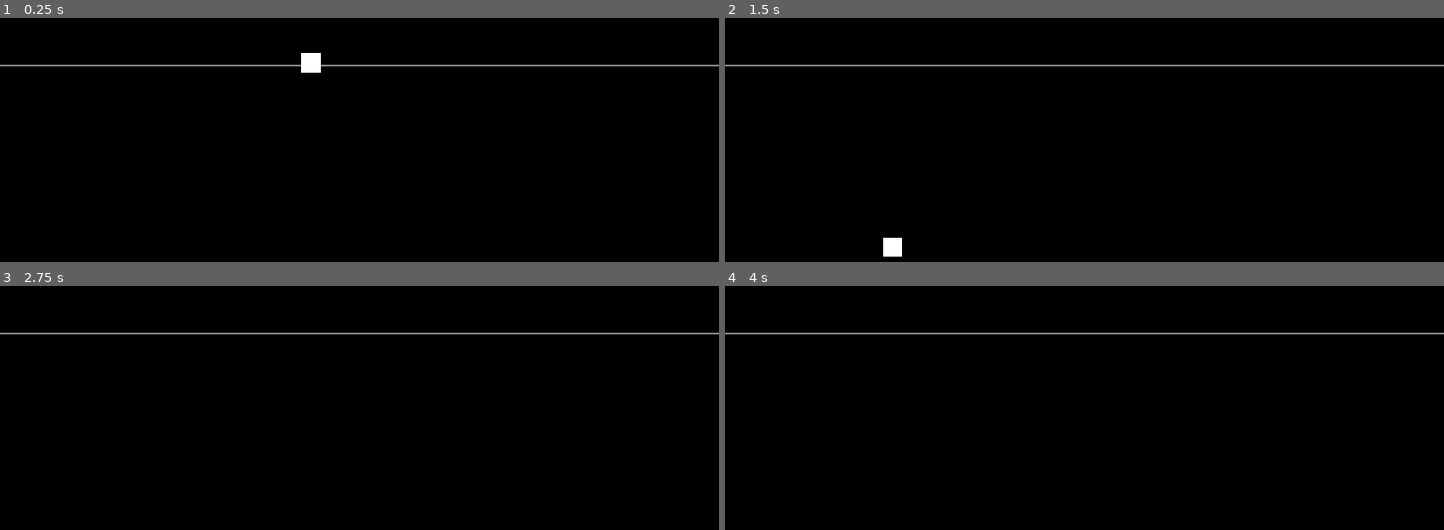
Above: before the commit, frames 1-4 (two rows, left to right).
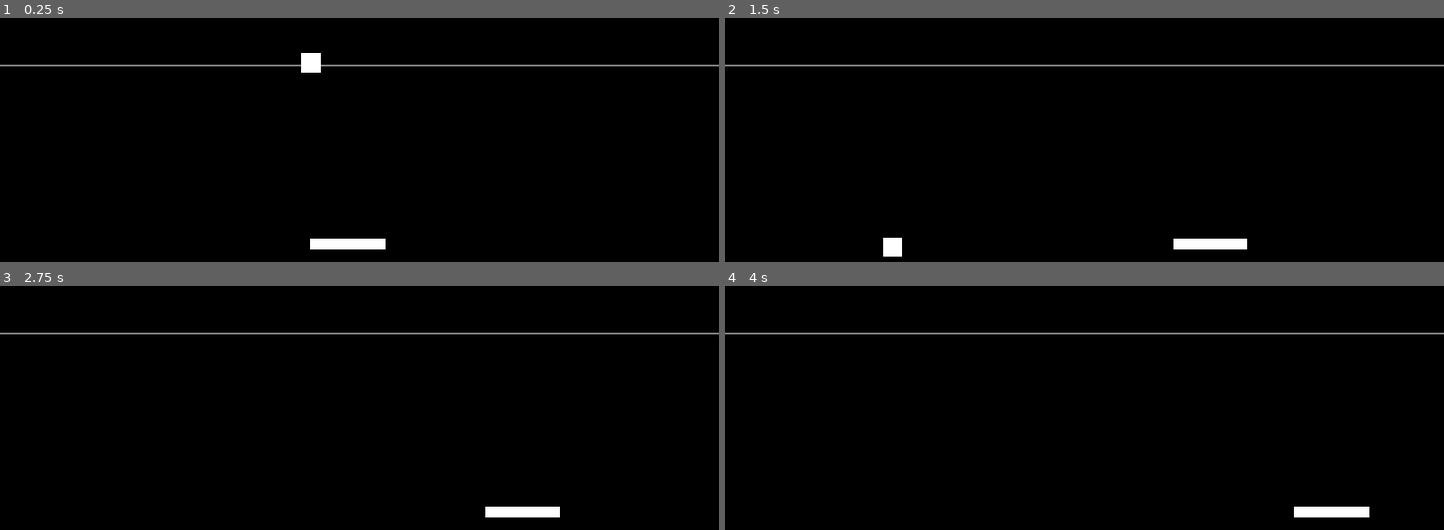
Above: after the commit, the same moments.

Repository: ferpagames1979-droid/pong
Game: Godot game, scene res://views/game_view/game_view.tscn
Same seed, same stepped clock (60 frames per second), same inputs: the game is played once before the commit and once after it. The project has no main scene, so this scene is started directly.
Inputs:
- Up to frame 1 (0.25 s): no input
- Up to frame 2 (1.5 s): hold Right (paddle_right, bound only after the commit) 0.53-1.28 s; hold Left (paddle_left, bound only after the commit) from 1.28 s (still down)
- Up to frame 3 (2.75 s): release Left (paddle_left, bound only after the commit) at 2.03 s; hold Right (paddle_right, bound only after the commit) from 2.03 s (still down)
- Up to frame 4 (4 s): release Right (paddle_right, bound only after the commit) at 3.53 s; hold Left (paddle_left, bound only after the commit) from 3.53 s (still down)

The runs differ from the first frame. In frame 1, 0.5% of the frame differs, in the area x 43-54%, y 90-95%; in frame 2, 0.5%; in frame 3, 0.5%; in frame 4, 0.5%.

Commit message:
3 lesson ready

Diff:
--- /dev/null
+++ b/pong-godot-gd-script/core/controllers/paddle_base_controller.gd
@@ -0,0 +1,86 @@
+## =================================================
+## CLASS: PaddleBaseController
+## DESCRIPTION: Abstract base class for all paddles.
+## Contains all shared logic between Player and IA paddles.
+## Subclasses MUST override _handle_movement().
+## Subclasses CAN override _on_ready() for custom init logic.
+##
+## Inheritance:
+##   PaddleBaseController
+##     ├── PaddlePlayerViewController
+##     └── PaddleIAController
+##
+## AUTHOR: Ferpa Games
+## VERSION: 1.0.0
+## =================================================
+class_name PaddleBaseController
+extends StaticBody2D
+
+const CLASS_NAME_LOG: String = "PaddleBaseController"
+
+## Shared data model — used by all paddle subclasses
+var model: PaddleModel = PaddleModel.new()
+
+
+## Initializes the paddle and calls the _on_ready() hook.
+## Do NOT override this in subclasses — override _on_ready() instead.
+func _ready() -> void:
+	PrintLogManager.printlog(CLASS_NAME_LOG,
+		PrintLogManager.LogType.INFO,
+		CLASS_NAME_LOG + " _ready()")
+	_on_ready()
+
+
+## Hook method — override in subclasses for custom initialization.
+## Called automatically by _ready().
+func _on_ready() -> void:
+	PrintLogManager.printlog(CLASS_NAME_LOG,
+		PrintLogManager.LogType.INFO,
+		CLASS_NAME_LOG + " _on_ready()")
+
+
+## Called every frame.
+## Delegates movement to _handle_movement() — do NOT override this.
+func _process(delta: float) -> void:
+	_handle_movement(delta)
+
+
+## Abstract method — MUST be overridden by subclasses.
+## Defines how each paddle moves:
+##   PaddlePlayerViewController → reads keyboard input
+##   PaddleIAController         → follows ball position
+## [param delta] - frame time in seconds
+func _handle_movement(delta: float) -> void:
+	PrintLogManager.printlog(CLASS_NAME_LOG,
+		PrintLogManager.LogType.WARNING,
+		"Abstract method _handle_movement() must be overridden in: " + get_class())
+
+
+## Moves the paddle horizontally with boundary check.
+## Shared by all subclasses — call this inside _handle_movement().
+## [param direction] - movement direction: 1.0 (right) or -1.0 (left)
+## [param delta] - frame time in seconds
+func _move(direction: float, delta: float) -> void:
+	var new_x: float = position.x + direction * model.speed * delta
+	position.x = clamp(new_x, model.limit_left, model.limit_right)
+
+
+## Updates paddle movement speed.
+## Called by LevelManager when the level increases.
+## [param new_speed] - new speed value in pixels per second
+func set_speed(new_speed: float) -> void:
+	model.speed = new_speed
+	PrintLogManager.printlog(CLASS_NAME_LOG,
+		PrintLogManager.LogType.INFO,
+		"Speed updated: " + str(new_speed))
+
+
+## Resets paddle to a given horizontal center position.
+## Called between rounds or when the game resets.
+## [param center_x] - horizontal position to reset to
+func reset_paddle(center_x: float) -> void:
+	model.reset()
+	position.x = center_x
+	PrintLogManager.printlog(CLASS_NAME_LOG,
+		PrintLogManager.LogType.INFO,
+		"Paddle reset to x: " + str(center_x))
--- /dev/null
+++ b/pong-godot-gd-script/core/controllers/paddle_player_view_controller.gd
@@ -0,0 +1,42 @@
+## =================================================
+## CLASS: PaddlePlayerViewController
+## DESCRIPTION: Player paddle controller.
+## Reads keyboard input and moves the paddle.
+## Extends PaddleBaseController — inherits all shared logic.
+##
+## Input Map required:
+##   paddle_right → Arrow Right + D
+##   paddle_left  → Arrow Left  + A
+##
+## AUTHOR: Ferpa Games
+## VERSION: 1.0.0
+## =================================================
+class_name PaddlePlayerViewController
+extends PaddleBaseController
+
+const CLASS_NAME_LOG_CHILD: String = "PaddlePlayerViewController"
+
+
+## Overrides _on_ready() hook — logs player paddle initialization.
+func _on_ready() -> void:
+	PrintLogManager.printlog(CLASS_NAME_LOG_CHILD,
+		PrintLogManager.LogType.INFO,
+		CLASS_NAME_LOG_CHILD + " _on_ready()")
+
+
+## Overrides abstract method — reads keyboard input to move paddle.
+## Uses Input Map actions: paddle_right and paddle_left.
+## Calls _move() from PaddleBaseController to apply movement.
+## [param delta] - frame time in seconds
+func _handle_movement(delta: float) -> void:
+	var direction: float = 0.0
+
+	if Input.is_action_pressed("paddle_right"):
+		direction = 1.0
+	if Input.is_action_pressed("paddle_left"):
+		direction = -1.0
+
+	if direction == 0.0:
+		return
+
+	_move(direction, delta)
--- /dev/null
+++ b/pong-godot-gd-script/core/models/paddle_model.gd
@@ -0,0 +1,28 @@
+## =================================================
+## CLASS: PaddleModel
+## DESCRIPTION: Holds all paddle data and state.
+## Responsible for speed and boundary limits.
+## Shared between PaddlePlayerController and PaddleIAController.
+## AUTHOR: Ferpa Games
+## VERSION: 1.0.0
+## =================================================
+class_name PaddleModel
+extends Resource
+
+const CLASS_NAME_LOG: String = "PaddleModel"
+
+## Paddle movement speed in pixels per second
+var speed: float = 400.0
+
+## Left boundary limit in pixels
+## Considers paddle half-width (120px / 2 = 60px)
+var limit_left: float = 60.0
+
+## Right boundary limit in pixels
+## Considers paddle half-width (1152px - 60px = 1092px)
+var limit_right: float = 1092.0
+
+## Resets paddle speed to default value.
+## Called by reset_paddle() in PaddleBaseController.
+func reset() -> void:
+	speed = 400.0
--- a/pong-godot-gd-script/project.godot
+++ b/pong-godot-gd-script/project.godot
@@ -22,6 +22,21 @@
 
 window/stretch/mode="canvas_items"
 
+[input]
+
+paddle_left={
+"deadzone": 0.2,
+"events": [Object(InputEventKey,"resource_local_to_scene":false,"resource_name":"","device":-1,"window_id":0,"alt_pressed":false,"shift_pressed":false,"ctrl_pressed":false,"meta_pressed":false,"pressed":false,"keycode":0,"physical_keycode":4194319,"key_label":0,"unicode":0,"location":0,"echo":false,"script":null)
+, Object(InputEventKey,"resource_local_to_scene":false,"resource_name":"","device":-1,"window_id":0,"alt_pressed":false,"shift_pressed":false,"ctrl_pressed":false,"meta_pressed":false,"pressed":false,"keycode":0,"physical_keycode":65,"key_label":0,"unicode":97,"location":0,"echo":false,"script":null)
+]
+}
+paddle_right={
+"deadzone": 0.2,
+"events": [Object(InputEventKey,"resource_local_to_scene":false,"resource_name":"","device":-1,"window_id":0,"alt_pressed":false,"shift_pressed":false,"ctrl_pressed":false,"meta_pressed":false,"pressed":false,"keycode":0,"physical_keycode":4194321,"key_label":0,"unicode":0,"location":0,"echo":false,"script":null)
+, Object(InputEventKey,"resource_local_to_scene":false,"resource_name":"","device":-1,"window_id":0,"alt_pressed":false,"shift_pressed":false,"ctrl_pressed":false,"meta_pressed":false,"pressed":false,"keycode":0,"physical_keycode":68,"key_label":0,"unicode":100,"location":0,"echo":false,"script":null)
+]
+}
+
 [rendering]
 
 renderer/rendering_method="gl_compatibility"
--- a/pong-godot-gd-script/views/game_view/game_view.tscn
+++ b/pong-godot-gd-script/views/game_view/game_view.tscn
@@ -1,7 +1,8 @@
-[gd_scene load_steps=5 format=3 uid="uid://b211pq4q341y5"]
+[gd_scene load_steps=6 format=3 uid="uid://b211pq4q341y5"]
 
 [ext_resource type="Script" uid="uid://cy52tcls0dvnv" path="res://core/controllers/game_view_controller.gd" id="1_hb84f"]
 [ext_resource type="PackedScene" uid="uid://x47u5t8bawhd" path="res://views/ball_view/ball_view.tscn" id="2_vbs4l"]
+[ext_resource type="PackedScene" uid="uid://bja88tmemqqk3" path="res://views/paddle_player_view/paddle_player_view.tscn" id="3_wvyay"]
 
 [sub_resource type="RectangleShape2D" id="RectangleShape2D_odqsf"]
 
@@ -75,3 +76,6 @@
 [node name="BallView" parent="." instance=ExtResource("2_vbs4l")]
 unique_name_in_owner = true
 position = Vector2(529, 245)
+
+[node name="PaddlePlayerView" parent="." instance=ExtResource("3_wvyay")]
+position = Vector2(498, 602)
--- /dev/null
+++ b/pong-godot-gd-script/views/paddle_player_view/paddle_player_view.tscn
@@ -0,0 +1,17 @@
+[gd_scene load_steps=3 format=3 uid="uid://bja88tmemqqk3"]
+
+[ext_resource type="Script" uid="uid://djqivxdachdah" path="res://core/controllers/paddle_player_view_controller.gd" id="1_e8qja"]
+
+[sub_resource type="RectangleShape2D" id="RectangleShape2D_e8qja"]
+size = Vector2(117, 12)
+
+[node name="PaddlePlayerView" type="StaticBody2D"]
+script = ExtResource("1_e8qja")
+
+[node name="CollisionShape2D" type="CollisionShape2D" parent="."]
+position = Vector2(60.5, 8)
+shape = SubResource("RectangleShape2D_e8qja")
+
+[node name="ColorRect" type="ColorRect" parent="."]
+offset_right = 120.0
+offset_bottom = 16.0
Not shown, added: pong-godot-gd-script/core/controllers/paddle_base_controller.gd.uid
Not shown, added: pong-godot-gd-script/core/controllers/paddle_player_view_controller.gd.uid
Not shown, added: pong-godot-gd-script/core/models/paddle_model.gd.uid
